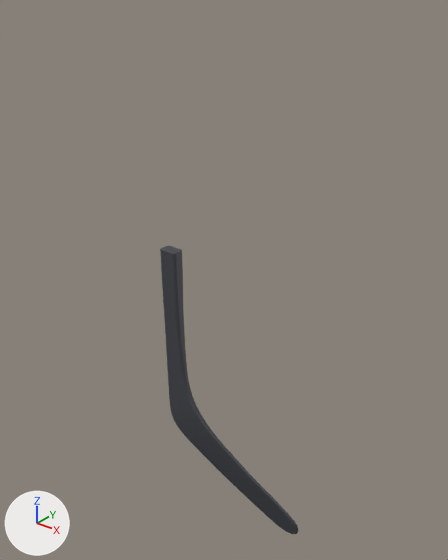
Two versions of the glTF model alle_curves/P23-SBT.glb, one commit apart.
One viewpoint serves both versions: a camera (50 mm lens) standing at (467.0, -610.0, 577.0) and looking at (-27.0, 8.0, 195.0). Every picture has the same lights, and +X, +Y and +Z are marked at lower left. The first picture is the older version.

The first picture shows 'geometry_0'.
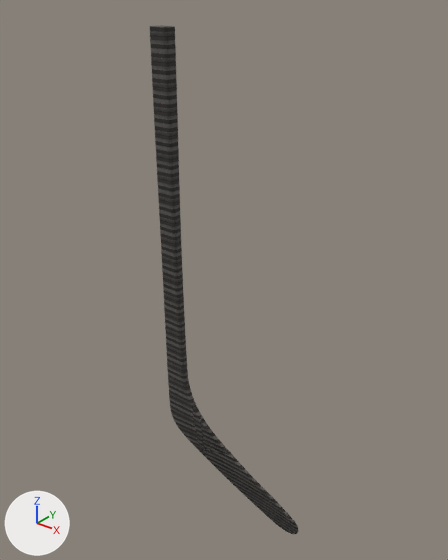
What differs and where, as boxes [x1, y1, x2, y2] in the pictures (448 x 560 px; the box of a moved part takes in the faces that stretch with it):
'geometry_0', surface changed, reshaped (7% wider, 76% taller): before [160, 246, 298, 534]; after [150, 26, 298, 534]
part 1 of me_geometry_0, moved or reshaped: before [160, 246, 188, 382]; after [150, 26, 188, 382]

What changed in the scene script:
```text
Add img_image_0:
    img_image_0 = load_image('Image_0', '_unpacked/Image_0', 512, 512, 'sRGB')
Change mat_carbon:
    remove mat_carbon.base_color = (0.0549, 0.0588, 0.0706)  # dark grey #42454b
    add mat_carbon.texture = img_image_0
    mat_carbon.metallic: 0.0 -> 0.1
    mat_carbon.roughness: 0.55 -> 0.8
Change me_geometry_0:
    used by ob_geometry_0; location = (0.0, 0.0, 0.0)
    remove me_geometry_0.from_pydata(...)  # 7502 vertices, 15000 faces; spans x -117.0..117.0, y -29.0..29.0, z -230.0..230.0
    add me_geometry_0.from_pydata(...)  # 7502 vertices, 15000 faces; spans x -117.0..117.0, y -29.0..29.0, z -230.0..525.0
    me_geometry_0 part 1: 1689 of the vertices in x -117.0..-79.0, y -29.0..-9.0, z 20.0..230.0 are scaled about their middle by (1, 1, 2.4), then moved by (0.0, 0.0, 148.0)
```
